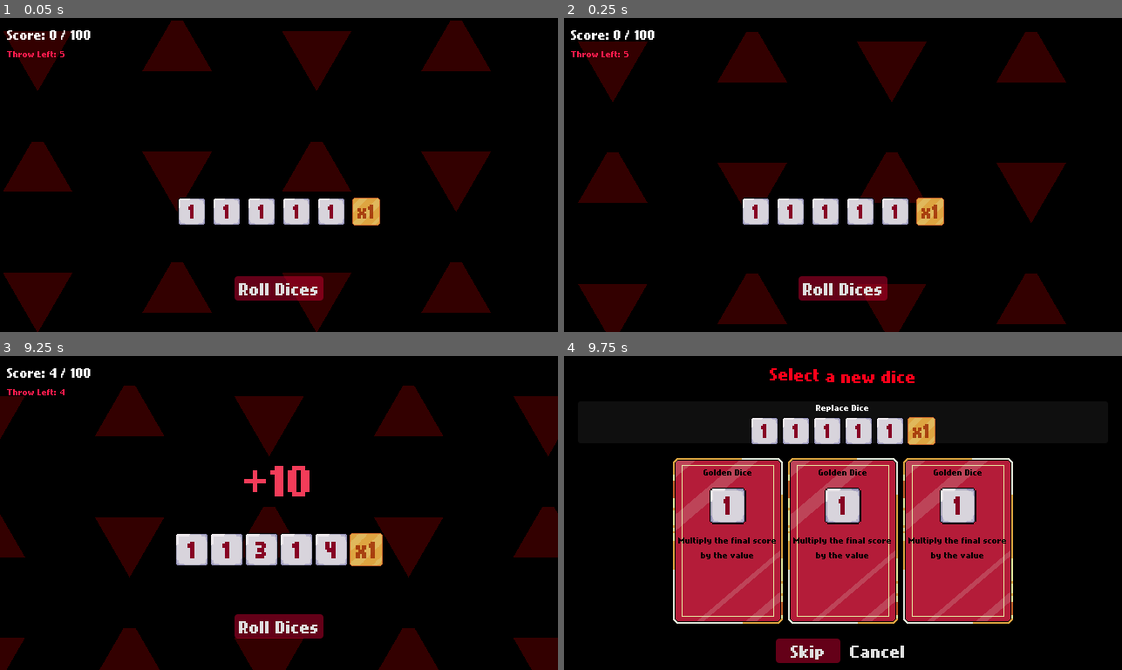
Above: before the commit, frames 1-4 (two rows, left to right).
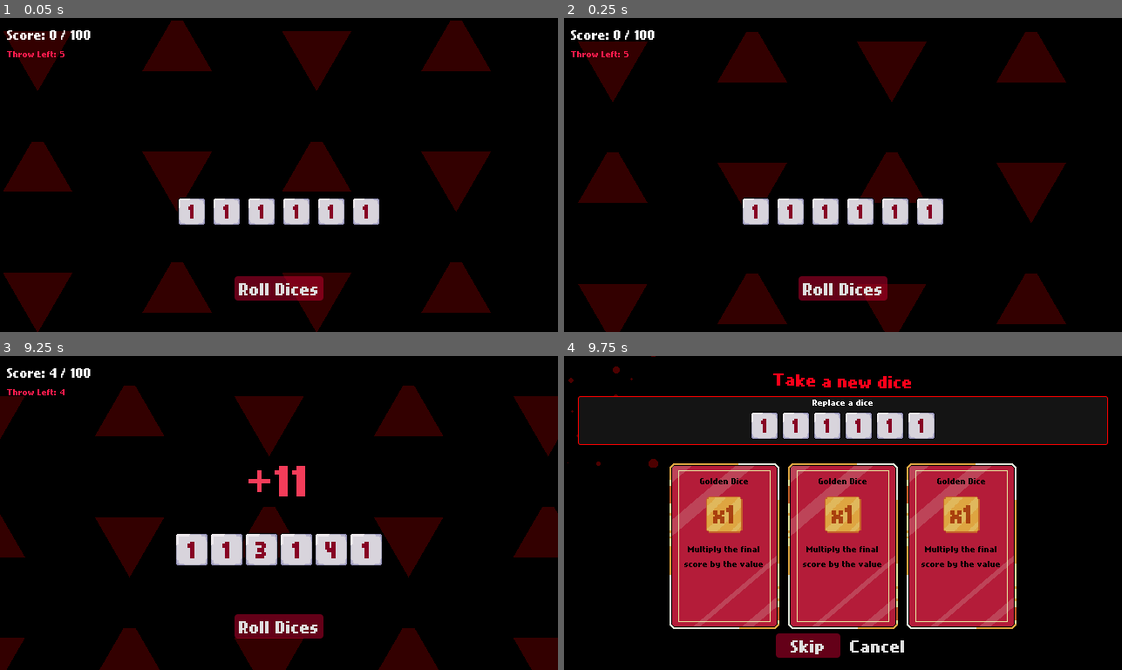
Above: after the commit, the same moments.

Repository: Neo-Ciber94/hell_dice_prototype
Game: Godot game, scene res://common/board/board.tscn
The game is run twice, just before and just after one commit, with the same random seed, the same clock (stepped at 60 frames per second) and the same inputs.
Inputs (mouse positions are in pixels of both pictures, inside the frame that each line leads up to):
- Up to frame 1 (0.05 s): no input
- Up to frame 2 (0.25 s): no input
- Up to frame 3 (9.25 s): click (189, 550) at 0.5 s; click (228, 550) at 1.25 s; click (262, 550) at 2 s; click (295, 550) at 2.75 s; click (329, 550) at 3.5 s; click (368, 550) at 4.25 s; click "Roll Dices" at 5 s; click (189, 550) at 5.75 s; click (228, 550) at 6.5 s; click (262, 550) at 7.25 s; click (295, 550) at 8 s; click (329, 550) at 8.75 s
- Up to frame 4 (9.75 s): click (932, 550) at 9.5 s

The runs differ from the first frame. In frame 1, 0.4% of the frame differs, in the area x 63-69%, y 57-67%; in frame 2, 0.4%; in frame 3, 1.1%; in frame 4, 17%, in the area x 0-98%, y 0-98%.
Error before the commit: Invalid assignment of property or key 'behaviour' with value of type 'Resource (GoldenDice)' on a base object of type 'null instance'. (res://common/screens/di…

Commit message:
minor changes

Diff:
--- /dev/null
+++ b/common/backgrounds/dotted_bg.tscn
@@ -0,0 +1,28 @@
+[gd_scene load_steps=4 format=3 uid="uid://b3cd4tivx5dm2"]
+
+[ext_resource type="Shader" uid="uid://cccjkqsh3osro" path="res://common/backgrounds/move_uv.gdshader" id="1_g3ckd"]
+[ext_resource type="Texture2D" uid="uid://ivmcmguf4kdg" path="res://common/backgrounds/art/dotted_bg.png" id="1_t78x4"]
+
+[sub_resource type="ShaderMaterial" id="ShaderMaterial_2ha2i"]
+shader = ExtResource("1_g3ckd")
+shader_parameter/dir = Vector2(1, 1)
+shader_parameter/speed = 0.250000011875
+
+[node name="DottedBg" type="TextureRect"]
+material = SubResource("ShaderMaterial_2ha2i")
+anchors_preset = 15
+anchor_right = 1.0
+anchor_bottom = 1.0
+grow_horizontal = 2
+grow_vertical = 2
+texture = ExtResource("1_t78x4")
+stretch_mode = 1
+
+[node name="ColorRect" type="ColorRect" parent="."]
+layout_mode = 1
+anchors_preset = 15
+anchor_right = 1.0
+anchor_bottom = 1.0
+grow_horizontal = 2
+grow_vertical = 2
+color = Color(0, 0, 0, 0.70000005)
--- /dev/null
+++ b/common/backgrounds/move_uv.gdshader
@@ -0,0 +1,12 @@
+shader_type canvas_item;
+
+uniform vec2 dir = vec2(1, 1);
+uniform float speed: hint_range(0.0, 10, 0.001) = 0.5;
+
+void vertex() {
+	UV += dir * TIME * speed;
+}
+
+void fragment() {
+	// Called for every pixel the material is visible on.
+}
--- a/common/backgrounds/background.tscn
+++ b/common/backgrounds/triangle_bg.tscn
@@ -1,6 +1,6 @@
 [gd_scene load_steps=3 format=3 uid="uid://ee5cl2bv8w0d"]
 
-[ext_resource type="Shader" uid="uid://cpfyhs6mrl770" path="res://common/backgrounds/background.gdshader" id="1_rp12l"]
+[ext_resource type="Shader" uid="uid://cpfyhs6mrl770" path="res://common/backgrounds/triangle_bg_shader.gdshader" id="1_rp12l"]
 
 [sub_resource type="ShaderMaterial" id="ShaderMaterial_nc6r6"]
 shader = ExtResource("1_rp12l")
--- a/common/board/board.gd
+++ b/common/board/board.gd
@@ -62,6 +62,12 @@
 	throws_available += 2;
 	current_score_label.hide()
 	_reset_game_state()
+
+func _input(event: InputEvent) -> void:
+	if event.is_released() and event is InputEventKey:
+		var key_event = event as InputEventKey;
+		if key_event.keycode == KEY_U:
+			dice_selection_screen.show_dice_selection(self)
 
 func _update_throw_left() -> void:
 	throw_left_label.text = str(_remaining_throws)
--- a/common/board/board.tscn
+++ b/common/board/board.tscn
@@ -1,85 +1,12 @@
-[gd_scene load_steps=24 format=3 uid="uid://br52iykcd2vob"]
+[gd_scene load_steps=10 format=3 uid="uid://br52iykcd2vob"]
 
 [ext_resource type="PackedScene" uid="uid://ynjdjcukvk4c" path="res://common/dice/dice.tscn" id="1_con10"]
 [ext_resource type="Script" uid="uid://dd1d45l7ej470" path="res://common/board/board.gd" id="1_qo330"]
-[ext_resource type="PackedScene" uid="uid://ee5cl2bv8w0d" path="res://common/backgrounds/background.tscn" id="2_gfbbj"]
-[ext_resource type="Script" uid="uid://c3x0hnkjatabx" path="res://common/dice/types/regular_dice.gd" id="3_sodj2"]
-[ext_resource type="Texture2D" uid="uid://bn06wbr3vqiie" path="res://common/dice/art/dices.png" id="4_2hp0k"]
+[ext_resource type="PackedScene" uid="uid://ee5cl2bv8w0d" path="res://common/backgrounds/triangle_bg.tscn" id="2_gfbbj"]
+[ext_resource type="Resource" uid="uid://q266l778bqyl" path="res://common/dice/types/regular_dice.tres" id="4_2uu5o"]
 [ext_resource type="PackedScene" uid="uid://cjluvk3eo44bo" path="res://common/screens/game_over/game_over_screen.tscn" id="5_87ad3"]
 [ext_resource type="PackedScene" uid="uid://dh2lwt5tyi7q2" path="res://common/screens/win_screen/win_screen.tscn" id="6_7mm28"]
-[ext_resource type="Script" uid="uid://dcqs73b6mvxck" path="res://common/dice/types/golden_dice.gd" id="6_axvh3"]
 [ext_resource type="PackedScene" uid="uid://cd83tm6vvulaw" path="res://common/screens/dice_selection_screen/dice_selection_screen.tscn" id="9_axvh3"]
-
-[sub_resource type="AtlasTexture" id="AtlasTexture_axvh3"]
-atlas = ExtResource("4_2hp0k")
-region = Rect2(0, 0, 32, 32)
-
-[sub_resource type="Resource" id="Resource_qmv3x"]
-resource_local_to_scene = true
-script = ExtResource("3_sodj2")
-dice_name = "Regular Dice"
-dice_texture = SubResource("AtlasTexture_axvh3")
-dice_text_color = Color(0.5247766, 0.009047486, 0.1367926, 1)
-metadata/_custom_type_script = "uid://c3x0hnkjatabx"
-
-[sub_resource type="AtlasTexture" id="AtlasTexture_a2o8v"]
-atlas = ExtResource("4_2hp0k")
-region = Rect2(0, 0, 32, 32)
-
-[sub_resource type="Resource" id="Resource_kac7v"]
-resource_local_to_scene = true
-script = ExtResource("3_sodj2")
-dice_name = "Regular Dice"
-dice_texture = SubResource("AtlasTexture_a2o8v")
-dice_text_color = Color(0.5247766, 0.009047486, 0.1367926, 1)
-metadata/_custom_type_script = "uid://c3x0hnkjatabx"
-
-[sub_resource type="AtlasTexture" id="AtlasTexture_3mkyq"]
-atlas = ExtResource("4_2hp0k")
-region = Rect2(0, 0, 32, 32)
-
-[sub_resource type="Resource" id="Resource_xmsvx"]
-resource_local_to_scene = true
-script = ExtResource("3_sodj2")
-dice_name = "Regular Dice"
-dice_texture = SubResource("AtlasTexture_3mkyq")
-dice_text_color = Color(0.5247766, 0.009047486, 0.1367926, 1)
-metadata/_custom_type_script = "uid://c3x0hnkjatabx"
-
-[sub_resource type="AtlasTexture" id="AtlasTexture_fu3as"]
-atlas = ExtResource("4_2hp0k")
-region = Rect2(0, 0, 32, 32)
-
-[sub_resource type="Resource" id="Resource_7hws1"]
-resource_local_to_scene = true
-script = ExtResource("3_sodj2")
-dice_name = "Regular Dice"
-dice_texture = SubResource("AtlasTexture_fu3as")
-dice_text_color = Color(0.5247766, 0.009047486, 0.1367926, 1)
-metadata/_custom_type_script = "uid://c3x0hnkjatabx"
-
-[sub_resource type="AtlasTexture" id="AtlasTexture_laywn"]
-atlas = ExtResource("4_2hp0k")
-region = Rect2(0, 0, 32, 32)
-
-[sub_resource type="Resource" id="Resource_30y31"]
-resource_local_to_scene = true
-script = ExtResource("3_sodj2")
-dice_name = "Regular Dice"
-dice_texture = SubResource("AtlasTexture_laywn")
-dice_text_color = Color(0.5247766, 0.009047486, 0.1367926, 1)
-metadata/_custom_type_script = "uid://c3x0hnkjatabx"
-
-[sub_resource type="AtlasTexture" id="AtlasTexture_xfj07"]
-atlas = ExtResource("4_2hp0k")
-region = Rect2(32, 0, 32, 32)
-
-[sub_resource type="Resource" id="Resource_ibryx"]
-script = ExtResource("6_axvh3")
-dice_name = "Golden Dice"
-dice_texture = SubResource("AtlasTexture_xfj07")
-dice_text_color = Color(0.6080301, 0.14733289, 0, 0.8)
-metadata/_custom_type_script = "uid://dcqs73b6mvxck"
 
 [sub_resource type="StyleBoxFlat" id="StyleBoxFlat_gfbbj"]
 bg_color = Color(0.78818816, 0, 0.1897483, 0.5)
@@ -195,27 +122,27 @@
 
 [node name="Dice1" parent="MarginContainer/VBoxContainer/CenterContainer/DiceContainer" instance=ExtResource("1_con10")]
 layout_mode = 2
-behaviour = SubResource("Resource_qmv3x")
+behaviour = ExtResource("4_2uu5o")
 
 [node name="Dice2" parent="MarginContainer/VBoxContainer/CenterContainer/DiceContainer" instance=ExtResource("1_con10")]
 layout_mode = 2
-behaviour = SubResource("Resource_kac7v")
+behaviour = ExtResource("4_2uu5o")
 
 [node name="Dice3" parent="MarginContainer/VBoxContainer/CenterContainer/DiceContainer" instance=ExtResource("1_con10")]
 layout_mode = 2
-behaviour = SubResource("Resource_xmsvx")
+behaviour = ExtResource("4_2uu5o")
 
 [node name="Dice4" parent="MarginContainer/VBoxContainer/CenterContainer/DiceContainer" instance=ExtResource("1_con10")]
 layout_mode = 2
-behaviour = SubResource("Resource_7hws1")
+behaviour = ExtResource("4_2uu5o")
 
 [node name="Dice5" parent="MarginContainer/VBoxContainer/CenterContainer/DiceContainer" instance=ExtResource("1_con10")]
 layout_mode = 2
-behaviour = SubResource("Resource_30y31")
+behaviour = ExtResource("4_2uu5o")
 
 [node name="Dice6" parent="MarginContainer/VBoxContainer/CenterContainer/DiceContainer" instance=ExtResource("1_con10")]
 layout_mode = 2
-behaviour = SubResource("Resource_ibryx")
+behaviour = ExtResource("4_2uu5o")
 
 [node name="MarginContainer" type="MarginContainer" parent="MarginContainer/VBoxContainer"]
 layout_mode = 2
--- a/common/dice/dice.gd
+++ b/common/dice/dice.gd
@@ -17,6 +17,8 @@
 @export_group("Animations")
 @export_tool_button("Bring to Front", "Callable") var _bring_to_front = bring_to_front;
 
+var parent_card: DiceSelectionCard;
+
 var _had_rolled = false;
 var _side_index: int = 0;
 
@@ -27,6 +29,57 @@
 		behaviour = behaviour.duplicate(true)
 
 	_prepare()
+
+func _get_drag_data(_at_position: Vector2) -> Variant:
+	if behaviour and behaviour.dice_texture:
+		var preview := Control.new()
+		var texture_rect := TextureRect.new()
+		texture_rect.texture = behaviour.dice_texture
+		texture_rect.custom_minimum_size = Vector2(32, 32)
+		texture_rect.expand_mode = TextureRect.EXPAND_KEEP_SIZE
+		texture_rect.position = -texture_rect.custom_minimum_size / 2.0
+		preview.add_child(texture_rect)
+		set_drag_preview(preview)
+
+	return self
+
+func _can_drop_data(_at_position: Vector2, data: Variant) -> bool:
+	var other_dice = data as Dice;
+
+	if other_dice == null:
+		return false;
+
+	if other_dice == self:
+		return false;
+
+	if other_dice.parent_card and parent_card:
+		return false;
+
+	return true;
+
+func _drop_data(_at_position: Vector2, data: Variant) -> void:
+	var other_dice = data as Dice;
+
+	if other_dice == null:
+		return;
+
+	print("Dice dropped: ", data)
+	var other_behaviour = other_dice.behaviour;
+	var temp = behaviour;
+	behaviour = other_behaviour
+	other_dice.behaviour = temp
+	_prepare()
+	other_dice._prepare()
+
+	if parent_card:
+		parent_card.behaviour = behaviour;
+		parent_card.on_dice_changed.emit()
+
+	if other_dice.parent_card:
+		other_dice.parent_card.behaviour = other_dice.behaviour;
+		other_dice.parent_card.on_dice_changed.emit()
+
+	EventBus.on_dice_selected.emit(self)
 
 func _prepare() -> void:
 	if behaviour == null || container == null:
--- a/common/dice/dice.tscn
+++ b/common/dice/dice.tscn
@@ -43,7 +43,7 @@
 grow_horizontal = 2
 grow_vertical = 2
 size_flags_vertical = 1
-theme_override_colors/font_color = Color(0.5247766, 0.009047486, 0.1367926, 1)
+theme_override_colors/font_color = Color(0.64256185, 0, 0.16064046, 1)
 theme_override_fonts/font = ExtResource("3_w33to")
 theme_override_font_sizes/font_size = 32
 text = "1"
--- /dev/null
+++ b/common/event_bus.gd
@@ -0,0 +1,4 @@
+# EventBus
+extends Node
+
+signal on_dice_selected(selected_dice: Dice);
--- a/common/screens/dice_selection_screen/dice_selection_card.gd
+++ b/common/screens/dice_selection_screen/dice_selection_card.gd
@@ -1,15 +1,35 @@
 class_name DiceSelectionCard
 extends Button
 
+signal on_dice_changed()
+
 @onready var dice_name_label: RichTextLabel = $MarginContainer/VBoxContainer/DiceNameLabel
-@onready var dice: Dice = $MarginContainer/VBoxContainer/Dice
+@onready var dice: Dice = %Dice
 @onready var dice_description_label: Label = $MarginContainer/VBoxContainer/DiceDescriptionLabel
+@onready var outline: Panel = $Outline
 
-@export var behaviour: DiceBehaviour;
+@export var behaviour: DiceBehaviour:
+	set(value):
+		behaviour = value;
+		_prepare()
 
 func _ready() -> void:
+	on_dice_changed.connect(_on_dice_changed)
+	_prepare()
+
+func _prepare() -> void:
+	if dice_name_label == null:
+		return;
+
 	if behaviour:
 		dice_name_label.text = behaviour.dice_name;
 		dice_description_label.text = behaviour.dice_description;
 		dice.behaviour = behaviour;
+		dice.parent_card = self;
 		dice._prepare()
+
+func _process(_delta: float) -> void:
+	outline.visible = is_hovered() or is_pressed() or has_focus()
+
+func _on_dice_changed() -> void:
+	_prepare()
--- a/common/screens/dice_selection_screen/dice_selection_card.tscn
+++ b/common/screens/dice_selection_screen/dice_selection_card.tscn
@@ -11,12 +11,48 @@
 texture_margin_right = 4.0
 texture_margin_bottom = 4.0
 
+[sub_resource type="StyleBoxTexture" id="StyleBoxTexture_u67fa"]
+texture = ExtResource("1_u67fa")
+texture_margin_left = 4.0
+texture_margin_top = 4.0
+texture_margin_right = 4.0
+texture_margin_bottom = 4.0
+
+[sub_resource type="StyleBoxFlat" id="StyleBoxFlat_u67fa"]
+bg_color = Color(1, 1, 1, 1)
+corner_radius_top_left = 8
+corner_radius_top_right = 8
+corner_radius_bottom_right = 8
+corner_radius_bottom_left = 8
+expand_margin_left = 2.0
+expand_margin_top = 2.0
+expand_margin_right = 2.0
+expand_margin_bottom = 2.0
+anti_aliasing = false
+anti_aliasing_size = 0.01
+
 [node name="DiceSelectionCard" type="Button"]
 custom_minimum_size = Vector2(128, 192)
 offset_right = 128.0
 offset_bottom = 192.0
+mouse_default_cursor_shape = 2
 theme_override_styles/normal = SubResource("StyleBoxTexture_jiskc")
+theme_override_styles/pressed = SubResource("StyleBoxTexture_u67fa")
+theme_override_styles/hover = SubResource("StyleBoxTexture_u67fa")
+theme_override_styles/disabled = SubResource("StyleBoxTexture_u67fa")
+theme_override_styles/focus = SubResource("StyleBoxTexture_u67fa")
 script = ExtResource("1_lctdf")
+
+[node name="Outline" type="Panel" parent="."]
+visible = false
+show_behind_parent = true
+layout_mode = 1
+anchors_preset = 15
+anchor_right = 1.0
+anchor_bottom = 1.0
+grow_horizontal = 2
+grow_vertical = 2
+theme_override_styles/panel = SubResource("StyleBoxFlat_u67fa")
 
 [node name="MarginContainer" type="MarginContainer" parent="."]
 layout_mode = 0
@@ -24,9 +60,9 @@
 offset_top = 2.0
 offset_right = 126.0
 offset_bottom = 190.0
-theme_override_constants/margin_left = 4
-theme_override_constants/margin_top = 8
-theme_override_constants/margin_right = 4
+theme_override_constants/margin_left = 12
+theme_override_constants/margin_top = 12
+theme_override_constants/margin_right = 12
 theme_override_constants/margin_bottom = 2
 
 [node name="VBoxContainer" type="VBoxContainer" parent="MarginContainer"]
@@ -48,6 +84,7 @@
 layout_mode = 2
 
 [node name="Dice" parent="MarginContainer/VBoxContainer/Control" instance=ExtResource("1_01x0e")]
+unique_name_in_owner = true
 layout_mode = 1
 anchors_preset = 8
 anchor_left = 0.5
@@ -62,6 +99,7 @@
 grow_vertical = 2
 scale = Vector2(1.3, 1.3)
 size_flags_horizontal = 4
+flat = true
 
 [node name="DiceDescriptionLabel" type="Label" parent="MarginContainer/VBoxContainer"]
 custom_minimum_size = Vector2(0, 16)
@@ -69,4 +107,4 @@
 theme_override_colors/font_color = Color(0, 0, 0, 1)
 text = "This is the label description for this dice"
 horizontal_alignment = 1
-autowrap_mode = 2
+autowrap_mode = 3
--- a/common/screens/dice_selection_screen/dice_selection_screen.gd
+++ b/common/screens/dice_selection_screen/dice_selection_screen.gd
@@ -12,6 +12,11 @@
 	hide()
 	skip_button.pressed.connect(_on_skip_button)
 	cancel_button.pressed.connect(_on_cancel_button)
+	EventBus.on_dice_selected.connect(_on_dice_selected)
+
+func _on_dice_selected(_dice: Dice) -> void:
+	#hide()
+	pass
 
 func show_dice_selection(board: Board) -> void:
 	show()
--- a/common/screens/dice_selection_screen/dice_selection_screen.tscn
+++ b/common/screens/dice_selection_screen/dice_selection_screen.tscn
@@ -1,8 +1,21 @@
-[gd_scene load_steps=8 format=3 uid="uid://cd83tm6vvulaw"]
+[gd_scene load_steps=10 format=3 uid="uid://cd83tm6vvulaw"]
 
 [ext_resource type="Script" uid="uid://iag1fmyygrj0" path="res://common/screens/dice_selection_screen/dice_selection_screen.gd" id="1_7xkwk"]
 [ext_resource type="PackedScene" uid="uid://c1jx6x1hs7f51" path="res://common/screens/dice_selection_screen/dice_selection_card.tscn" id="1_k03ym"]
 [ext_resource type="PackedScene" uid="uid://ynjdjcukvk4c" path="res://common/dice/dice.tscn" id="2_4vgwx"]
+[ext_resource type="PackedScene" uid="uid://b3cd4tivx5dm2" path="res://common/backgrounds/dotted_bg.tscn" id="2_d3dlh"]
+
+[sub_resource type="StyleBoxFlat" id="StyleBoxFlat_b30ox"]
+bg_color = Color(0.07910305, 0.07910305, 0.07910305, 1)
+border_width_left = 1
+border_width_top = 1
+border_width_right = 1
+border_width_bottom = 1
+border_color = Color(1, 0, 0, 1)
+corner_radius_top_left = 2
+corner_radius_top_right = 2
+corner_radius_bottom_right = 2
+corner_radius_bottom_left = 2
 
 [sub_resource type="StyleBoxFlat" id="StyleBoxFlat_k03ym"]
 bg_color = Color(0.78818816, 0, 0.1897483, 0.5)
@@ -50,6 +63,10 @@
 color = Color(0, 0, 0, 1)
 script = ExtResource("1_7xkwk")
 
+[node name="DottedBg" parent="." instance=ExtResource("2_d3dlh")]
+layout_mode = 0
+anchors_preset = 0
+
 [node name="MarginContainer" type="MarginContainer" parent="."]
 layout_mode = 1
 anchors_preset = 15
@@ -64,21 +81,22 @@
 
 [node name="VBoxContainer" type="VBoxContainer" parent="MarginContainer"]
 layout_mode = 2
-theme_override_constants/separation = 16
+theme_override_constants/separation = 4
 
 [node name="Label" type="RichTextLabel" parent="MarginContainer/VBoxContainer"]
 layout_mode = 2
 theme_override_colors/default_color = Color(1, 0, 0.09759998, 1)
 theme_override_font_sizes/normal_font_size = 32
 bbcode_enabled = true
-text = "[wave]Select a new dice[/wave]"
+text = "[wave]Take a new dice[/wave]"
 fit_content = true
 horizontal_alignment = 1
 vertical_alignment = 1
 
 [node name="ReplaceDiceContainer" type="Panel" parent="MarginContainer/VBoxContainer"]
-custom_minimum_size = Vector2(0, 48)
+custom_minimum_size = Vector2(0, 56)
 layout_mode = 2
+theme_override_styles/panel = SubResource("StyleBoxFlat_b30ox")
 
 [node name="ReplaceDiceOuterContainer" type="VBoxContainer" parent="MarginContainer/VBoxContainer/ReplaceDiceContainer"]
 unique_name_in_owner = true
@@ -92,7 +110,7 @@
 [node name="Label" type="Label" parent="MarginContainer/VBoxContainer/ReplaceDiceContainer/ReplaceDiceOuterContainer"]
 layout_mode = 2
 theme_override_font_sizes/font_size = 16
-text = "Replace Dice"
+text = "Replace a dice"
 horizontal_alignment = 1
 vertical_alignment = 1
 
@@ -119,18 +137,23 @@
 [node name="Dice6" parent="MarginContainer/VBoxContainer/ReplaceDiceContainer/ReplaceDiceOuterContainer/CurrentDiceContainer" instance=ExtResource("2_4vgwx")]
 layout_mode = 2
 
-[node name="DiceSelectionCardContainer" type="HBoxContainer" parent="MarginContainer/VBoxContainer"]
+[node name="MarginContainer" type="MarginContainer" parent="MarginContainer/VBoxContainer"]
+layout_mode = 2
+theme_override_constants/margin_top = 16
+
+[node name="DiceSelectionCardContainer" type="HBoxContainer" parent="MarginContainer/VBoxContainer/MarginContainer"]
 unique_name_in_owner = true
 layout_mode = 2
+theme_override_constants/separation = 8
 alignment = 1
 
-[node name="PanelContainer" parent="MarginContainer/VBoxContainer/DiceSelectionCardContainer" instance=ExtResource("1_k03ym")]
+[node name="PanelContainer" parent="MarginContainer/VBoxContainer/MarginContainer/DiceSelectionCardContainer" instance=ExtResource("1_k03ym")]
 layout_mode = 2
 
-[node name="PanelContainer2" parent="MarginContainer/VBoxContainer/DiceSelectionCardContainer" instance=ExtResource("1_k03ym")]
+[node name="PanelContainer2" parent="MarginContainer/VBoxContainer/MarginContainer/DiceSelectionCardContainer" instance=ExtResource("1_k03ym")]
 layout_mode = 2
 
-[node name="PanelContainer3" parent="MarginContainer/VBoxContainer/DiceSelectionCardContainer" instance=ExtResource("1_k03ym")]
+[node name="PanelContainer3" parent="MarginContainer/VBoxContainer/MarginContainer/DiceSelectionCardContainer" instance=ExtResource("1_k03ym")]
 layout_mode = 2
 
 [node name="HBoxContainer2" type="HBoxContainer" parent="MarginContainer/VBoxContainer"]
--- a/project.godot
+++ b/project.godot
@@ -15,6 +15,10 @@
 config/features=PackedStringArray("4.5", "GL Compatibility")
 config/icon="res://icon.svg"
 
+[autoload]
+
+EventBus="*res://common/event_bus.gd"
+
 [display]
 
 window/size/viewport_width=640
Binary file added: common/backgrounds/art/dotted_bg.png
Not shown, added: common/backgrounds/art/dotted_bg.png.import
Not shown, added: common/backgrounds/move_uv.gdshader.uid
Renamed: common/backgrounds/background.gdshader -> common/backgrounds/triangle_bg_shader.gdshader
Renamed: common/backgrounds/background.gdshader.uid -> common/backgrounds/triangle_bg_shader.gdshader.uid
Not shown, added: common/event_bus.gd.uid
Not shown: 1 places in common/screens/dice_selection_screen/dice_selection_card.tscn that only renumber resources
